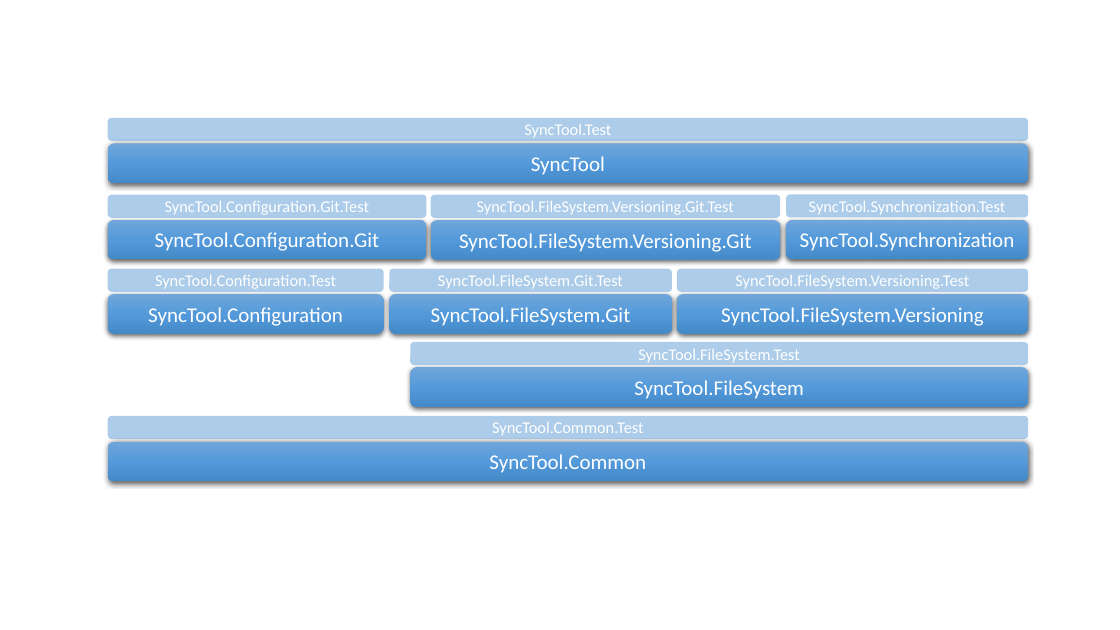
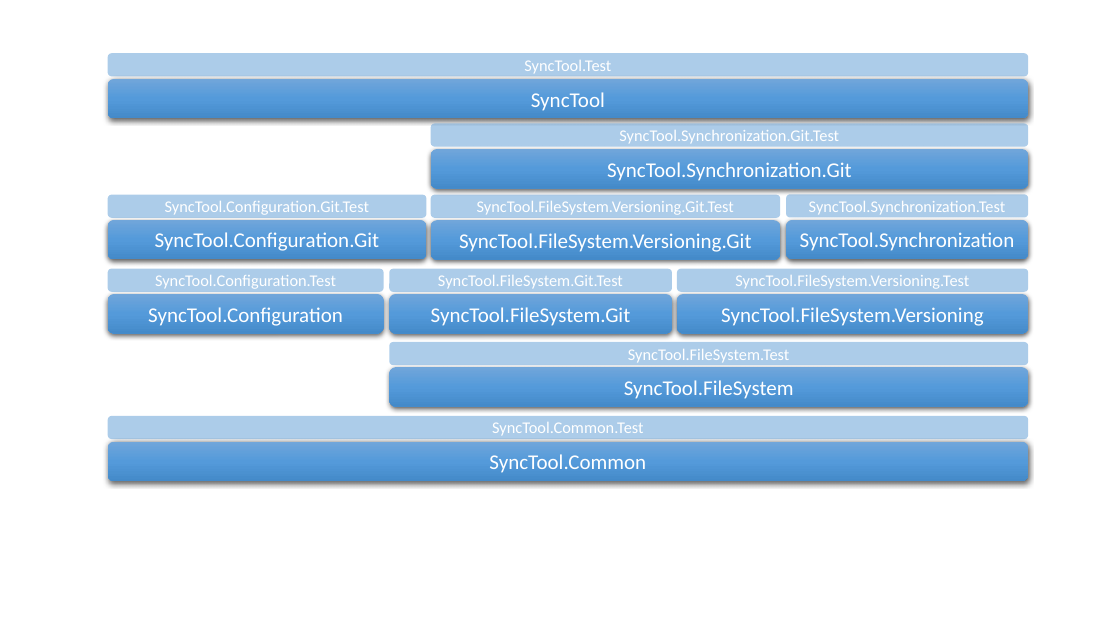
Before and after one commit to ap0llo/SyncTool, a slide deck: slide 1 of docs/ProjectDependencies.pptx. Drawn at 1120x630 pixels with LibreOffice and Linux fonts; fonts in the diff are those of the drawing. Boxes give left, top, right and bottom in pixels: in the first picture for what was removed or moved away, otherwise in the second. Text is boxed around its words. In the diff, an @@ line names an element or a change of style, - is before the commit and + after.

```diff
--- a/docs/ProjectDependencies.pptx
+++ b/docs/ProjectDependencies.pptx
@@ rounded rectangle "SyncTool.Test": place and size @@
-rounded rectangle "SyncTool.Test" at (108, 118, 1028, 141)
+rounded rectangle "SyncTool.Test" at (108, 53, 1028, 76)
@@ rounded rectangle "SyncTool": place and size @@
-rounded rectangle "SyncTool" at (108, 144, 1028, 183)
+rounded rectangle "SyncTool" at (108, 79, 1028, 118)
@@ rounded rectangle added at (431, 124, 1028, 147), fill #5B9BD5 at 50% opacity, 14 pt, text #FFFFFF @@
+SyncTool.Synchronization.Git.Test
@@ rounded rectangle added at (431, 149, 1028, 188), fill gradient #71A6DB to #559BDB to #448ACA, 18 pt, text #FFFFFF @@
+SyncTool.Synchronization.Git
@@ rounded rectangle "SyncTool.FileSystem.Test": place and size @@
-rounded rectangle "SyncTool.FileSystem.Test" at (410, 342, 1028, 365)
+rounded rectangle "SyncTool.FileSystem.Test" at (389, 342, 1028, 365)
@@ rounded rectangle "SyncTool.FileSystem": place and size @@
-rounded rectangle "SyncTool.FileSystem" at (410, 367, 1028, 407)
+rounded rectangle "SyncTool.FileSystem" at (389, 367, 1028, 407)
```
Also in this commit, not shown: 41 other files.
